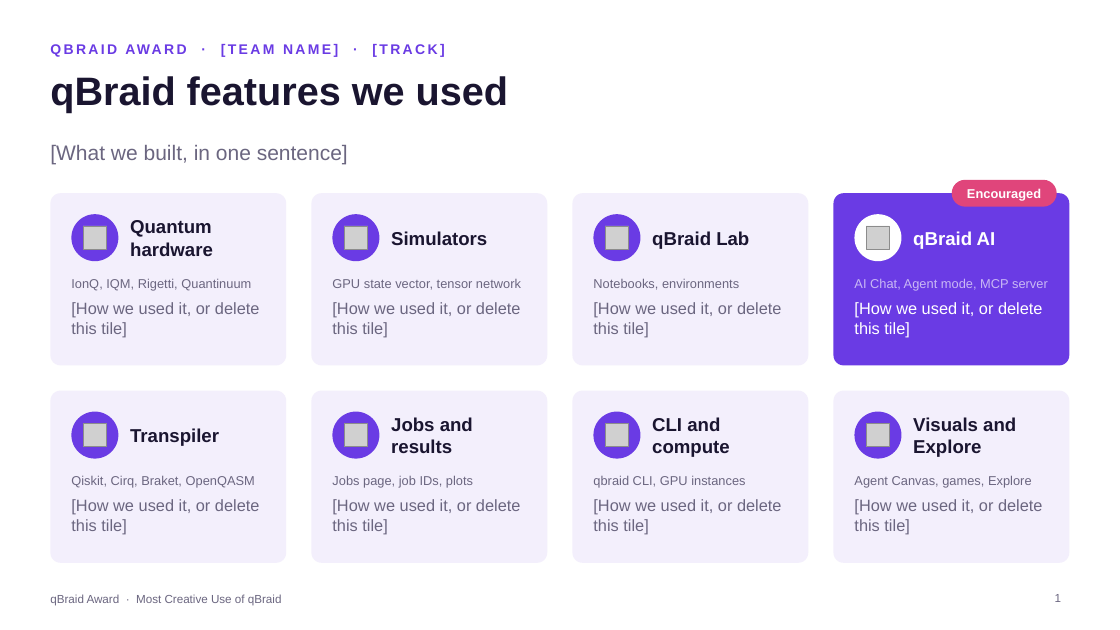
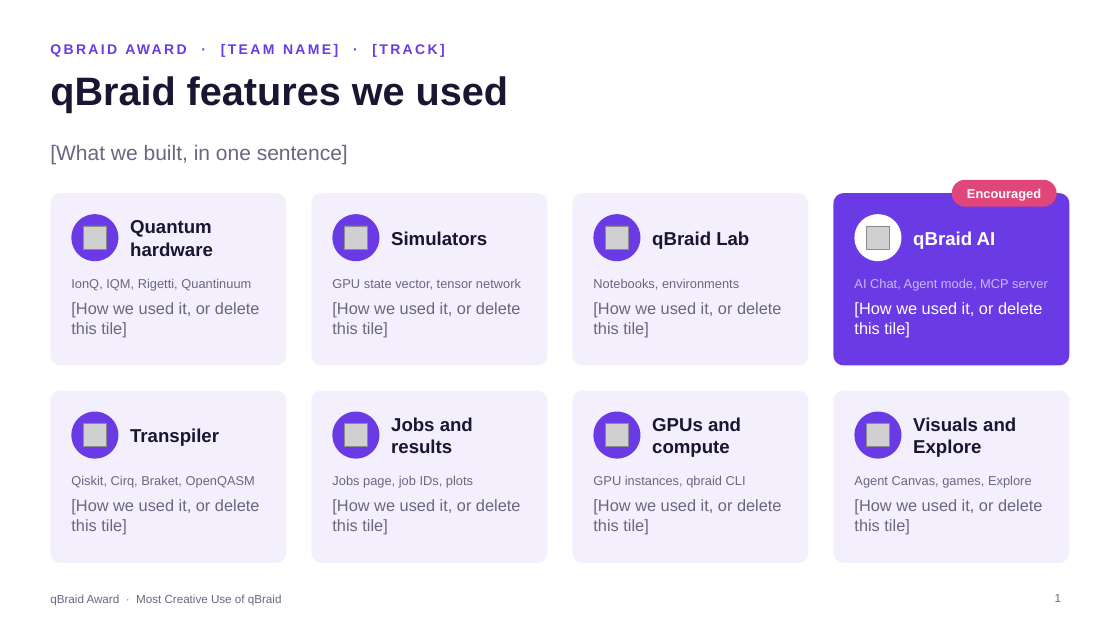
Before and after one commit to qBraid/tn-quantum-hackathon, a slide deck: slide 1 of 4-qbraid-award/qbraid-award-template.pptx. Drawn at 1120x630 pixels with LibreOffice and Linux fonts; fonts in the diff are those of the drawing; grey boxes stand for pictures. Boxes give left, top, right and bottom in pixels: in the first picture for what was removed or moved away, otherwise in the second. Text is boxed around its words. In the diff, an @@ line names an element or a change of style, - is before the commit and + after.

Commit message:
qBraid Award: use your credits on hardware, GPUs and qBraid AI, for a reason that serves the project
Matches the qBraid/qbraid-award guide: replaces 'spending more credits doesn't
help' with use-your-credits guidance, and copies in the rebuilt slide template
and example.

```diff
--- a/4-qbraid-award/qbraid-award-template.pptx
+++ b/4-qbraid-award/qbraid-award-template.pptx
@@ text at bbox=[652, 417, 741, 457]: text changed @@
-CLI and compute
+GPUs and compute
@@ text at bbox=[593, 475, 746, 488]: text changed @@
-qbraid CLI, GPU instances
+GPU instances, qbraid CLI
```
Also in this commit, not shown: 1 other slide changed, 4 other files.
